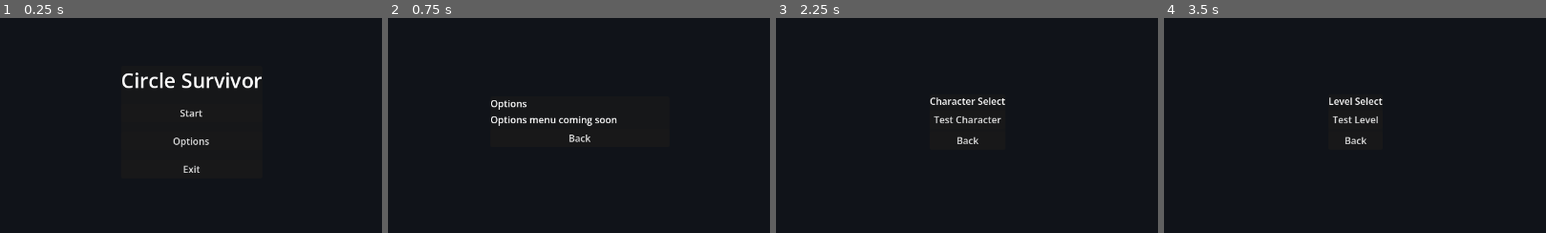
Above: before the commit, frames 1-4 (left to right).
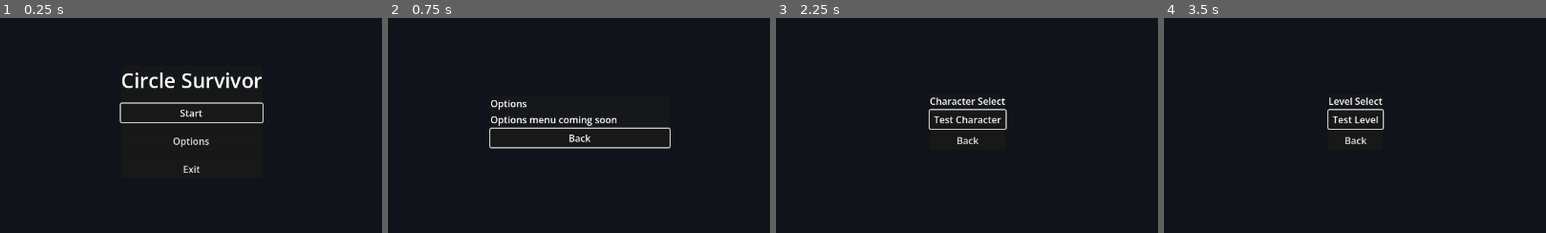
Above: after the commit, the same moments.

Repository: EthanAGi/CircleSurvivor
Game: Godot game, scene res://scenes/main_menu.tscn
Two runs of this game, one before a commit and one after it. Both use one fixed random seed, a clock stepped at 60 frames per second and the inputs below.
Inputs:
- Up to frame 1 (0.25 s): no input
- Up to frame 2 (0.75 s): click "Options" at 0.5 s
- Up to frame 3 (2.25 s): click "Back" at 1.25 s; click "Start" at 2 s
- Up to frame 4 (3.5 s): click "Test Character" at 2.75 s
The pictures show only the part of the screen within x 25-75%, y 26-76%; the shares and areas given below are measured in that part.

The runs differ from the first frame. In frame 1, 0.6% of the frame differs, in the area x 31-69%, y 39-49%; in frame 2, 0.9%, in the area x 26-74%, y 50-61%; in frame 3, 0.3%; in frame 4, 0.3%.

Commit message:
Add: Button Controls for Menus

Diff:
--- a/project.godot
+++ b/project.godot
@@ -22,6 +22,42 @@
 
 [input]
 
+ui_left={
+"deadzone": 0.5,
+"events": [Object(InputEventKey,"resource_local_to_scene":false,"resource_name":"","device":0,"window_id":0,"alt_pressed":false,"shift_pressed":false,"ctrl_pressed":false,"meta_pressed":false,"pressed":false,"keycode":4194319,"physical_keycode":0,"key_label":0,"unicode":0,"location":0,"echo":false,"script":null)
+, Object(InputEventJoypadButton,"resource_local_to_scene":false,"resource_name":"","device":-1,"button_index":13,"pressure":0.0,"pressed":false,"script":null)
+, Object(InputEventJoypadMotion,"resource_local_to_scene":false,"resource_name":"","device":-1,"axis":0,"axis_value":-1.0,"script":null)
+, Object(InputEventKey,"resource_local_to_scene":false,"resource_name":"","device":-1,"window_id":0,"alt_pressed":false,"shift_pressed":false,"ctrl_pressed":false,"meta_pressed":false,"pressed":false,"keycode":0,"physical_keycode":65,"key_label":0,"unicode":97,"location":0,"echo":false,"script":null)
+, Object(InputEventKey,"resource_local_to_scene":false,"resource_name":"","device":-1,"window_id":0,"alt_pressed":false,"shift_pressed":false,"ctrl_pressed":false,"meta_pressed":false,"pressed":false,"keycode":0,"physical_keycode":4194319,"key_label":0,"unicode":0,"location":0,"echo":false,"script":null)
+]
+}
+ui_right={
+"deadzone": 0.5,
+"events": [Object(InputEventKey,"resource_local_to_scene":false,"resource_name":"","device":0,"window_id":0,"alt_pressed":false,"shift_pressed":false,"ctrl_pressed":false,"meta_pressed":false,"pressed":false,"keycode":4194321,"physical_keycode":0,"key_label":0,"unicode":0,"location":0,"echo":false,"script":null)
+, Object(InputEventJoypadButton,"resource_local_to_scene":false,"resource_name":"","device":-1,"button_index":14,"pressure":0.0,"pressed":false,"script":null)
+, Object(InputEventJoypadMotion,"resource_local_to_scene":false,"resource_name":"","device":-1,"axis":0,"axis_value":1.0,"script":null)
+, Object(InputEventKey,"resource_local_to_scene":false,"resource_name":"","device":-1,"window_id":0,"alt_pressed":false,"shift_pressed":false,"ctrl_pressed":false,"meta_pressed":false,"pressed":false,"keycode":0,"physical_keycode":68,"key_label":0,"unicode":100,"location":0,"echo":false,"script":null)
+, Object(InputEventKey,"resource_local_to_scene":false,"resource_name":"","device":-1,"window_id":0,"alt_pressed":false,"shift_pressed":false,"ctrl_pressed":false,"meta_pressed":false,"pressed":false,"keycode":0,"physical_keycode":4194321,"key_label":0,"unicode":0,"location":0,"echo":false,"script":null)
+]
+}
+ui_up={
+"deadzone": 0.5,
+"events": [Object(InputEventKey,"resource_local_to_scene":false,"resource_name":"","device":0,"window_id":0,"alt_pressed":false,"shift_pressed":false,"ctrl_pressed":false,"meta_pressed":false,"pressed":false,"keycode":4194320,"physical_keycode":0,"key_label":0,"unicode":0,"location":0,"echo":false,"script":null)
+, Object(InputEventJoypadButton,"resource_local_to_scene":false,"resource_name":"","device":-1,"button_index":11,"pressure":0.0,"pressed":false,"script":null)
+, Object(InputEventJoypadMotion,"resource_local_to_scene":false,"resource_name":"","device":-1,"axis":1,"axis_value":-1.0,"script":null)
+, Object(InputEventKey,"resource_local_to_scene":false,"resource_name":"","device":-1,"window_id":0,"alt_pressed":false,"shift_pressed":false,"ctrl_pressed":false,"meta_pressed":false,"pressed":false,"keycode":0,"physical_keycode":87,"key_label":0,"unicode":119,"location":0,"echo":false,"script":null)
+, Object(InputEventKey,"resource_local_to_scene":false,"resource_name":"","device":-1,"window_id":0,"alt_pressed":false,"shift_pressed":false,"ctrl_pressed":false,"meta_pressed":false,"pressed":false,"keycode":0,"physical_keycode":4194320,"key_label":0,"unicode":0,"location":0,"echo":false,"script":null)
+]
+}
+ui_down={
+"deadzone": 0.5,
+"events": [Object(InputEventKey,"resource_local_to_scene":false,"resource_name":"","device":0,"window_id":0,"alt_pressed":false,"shift_pressed":false,"ctrl_pressed":false,"meta_pressed":false,"pressed":false,"keycode":4194322,"physical_keycode":0,"key_label":0,"unicode":0,"location":0,"echo":false,"script":null)
+, Object(InputEventJoypadButton,"resource_local_to_scene":false,"resource_name":"","device":-1,"button_index":12,"pressure":0.0,"pressed":false,"script":null)
+, Object(InputEventJoypadMotion,"resource_local_to_scene":false,"resource_name":"","device":-1,"axis":1,"axis_value":1.0,"script":null)
+, Object(InputEventKey,"resource_local_to_scene":false,"resource_name":"","device":-1,"window_id":0,"alt_pressed":false,"shift_pressed":false,"ctrl_pressed":false,"meta_pressed":false,"pressed":false,"keycode":0,"physical_keycode":4194322,"key_label":0,"unicode":0,"location":0,"echo":false,"script":null)
+, Object(InputEventKey,"resource_local_to_scene":false,"resource_name":"","device":-1,"window_id":0,"alt_pressed":false,"shift_pressed":false,"ctrl_pressed":false,"meta_pressed":false,"pressed":false,"keycode":0,"physical_keycode":83,"key_label":0,"unicode":115,"location":0,"echo":false,"script":null)
+]
+}
 move_up={
 "deadzone": 0.2,
 "events": [Object(InputEventKey,"resource_local_to_scene":false,"resource_name":"","device":-1,"window_id":0,"alt_press …(192 unchanged characters)…
--- a/scripts/character_select.gd
+++ b/scripts/character_select.gd
@@ -8,6 +8,23 @@
 	test_character_button.pressed.connect(_on_test_character_pressed)
 	back_button.pressed.connect(_on_back_pressed)
 
+	_setup_menu_focus()
+
+func _setup_menu_focus() -> void:
+	test_character_button.focus_mode = Control.FOCUS_ALL
+	back_button.focus_mode = Control.FOCUS_ALL
+
+	test_character_button.focus_neighbor_top = back_button.get_path()
+	test_character_button.focus_neighbor_bottom = back_button.get_path()
+
+	back_button.focus_neighbor_top = test_character_button.get_path()
+	back_button.focus_neighbor_bottom = test_character_button.get_path()
+
+	test_character_button.mouse_entered.connect(func() -> void: test_character_button.grab_focus())
+	back_button.mouse_entered.connect(func() -> void: back_button.grab_focus())
+
+	test_character_button.grab_focus()
+
 func _on_test_character_pressed() -> void:
 	get_tree().change_scene_to_file("res://scenes/level_select.tscn")
 
--- a/scripts/level_select.gd
+++ b/scripts/level_select.gd
@@ -8,6 +8,23 @@
 	test_level_button.pressed.connect(_on_test_level_pressed)
 	back_button.pressed.connect(_on_back_pressed)
 
+	_setup_menu_focus()
+
+func _setup_menu_focus() -> void:
+	test_level_button.focus_mode = Control.FOCUS_ALL
+	back_button.focus_mode = Control.FOCUS_ALL
+
+	test_level_button.focus_neighbor_top = back_button.get_path()
+	test_level_button.focus_neighbor_bottom = back_button.get_path()
+
+	back_button.focus_neighbor_top = test_level_button.get_path()
+	back_button.focus_neighbor_bottom = test_level_button.get_path()
+
+	test_level_button.mouse_entered.connect(func() -> void: test_level_button.grab_focus())
+	back_button.mouse_entered.connect(func() -> void: back_button.grab_focus())
+
+	test_level_button.grab_focus()
+
 func _on_test_level_pressed() -> void:
 	get_tree().change_scene_to_file("res://scenes/main.tscn")
 
--- a/scripts/main_menu.gd
+++ b/scripts/main_menu.gd
@@ -10,6 +10,28 @@
 	options_button.pressed.connect(_on_options_pressed)
 	exit_button.pressed.connect(_on_exit_pressed)
 
+	_setup_menu_focus()
+
+func _setup_menu_focus() -> void:
+	start_button.focus_mode = Control.FOCUS_ALL
+	options_button.focus_mode = Control.FOCUS_ALL
+	exit_button.focus_mode = Control.FOCUS_ALL
+
+	start_button.focus_neighbor_bottom = options_button.get_path()
+	start_button.focus_neighbor_top = exit_button.get_path()
+
+	options_button.focus_neighbor_top = start_button.get_path()
+	options_button.focus_neighbor_bottom = exit_button.get_path()
+
+	exit_button.focus_neighbor_top = options_button.get_path()
+	exit_button.focus_neighbor_bottom = start_button.get_path()
+
+	start_button.mouse_entered.connect(func() -> void: start_button.grab_focus())
+	options_button.mouse_entered.connect(func() -> void: options_button.grab_focus())
+	exit_button.mouse_entered.connect(func() -> void: exit_button.grab_focus())
+
+	start_button.grab_focus()
+
 func _on_start_pressed() -> void:
 	get_tree().change_scene_to_file("res://scenes/character_select.tscn")
 
--- a/scripts/options_menu.gd
+++ b/scripts/options_menu.gd
@@ -6,5 +6,12 @@
 func _ready() -> void:
 	back_button.pressed.connect(_on_back_pressed)
 
+	_setup_menu_focus()
+
+func _setup_menu_focus() -> void:
+	back_button.focus_mode = Control.FOCUS_ALL
+	back_button.mouse_entered.connect(func() -> void: back_button.grab_focus())
+	back_button.grab_focus()
+
 func _on_back_pressed() -> void:
 	get_tree().change_scene_to_file("res://scenes/main_menu.tscn")
